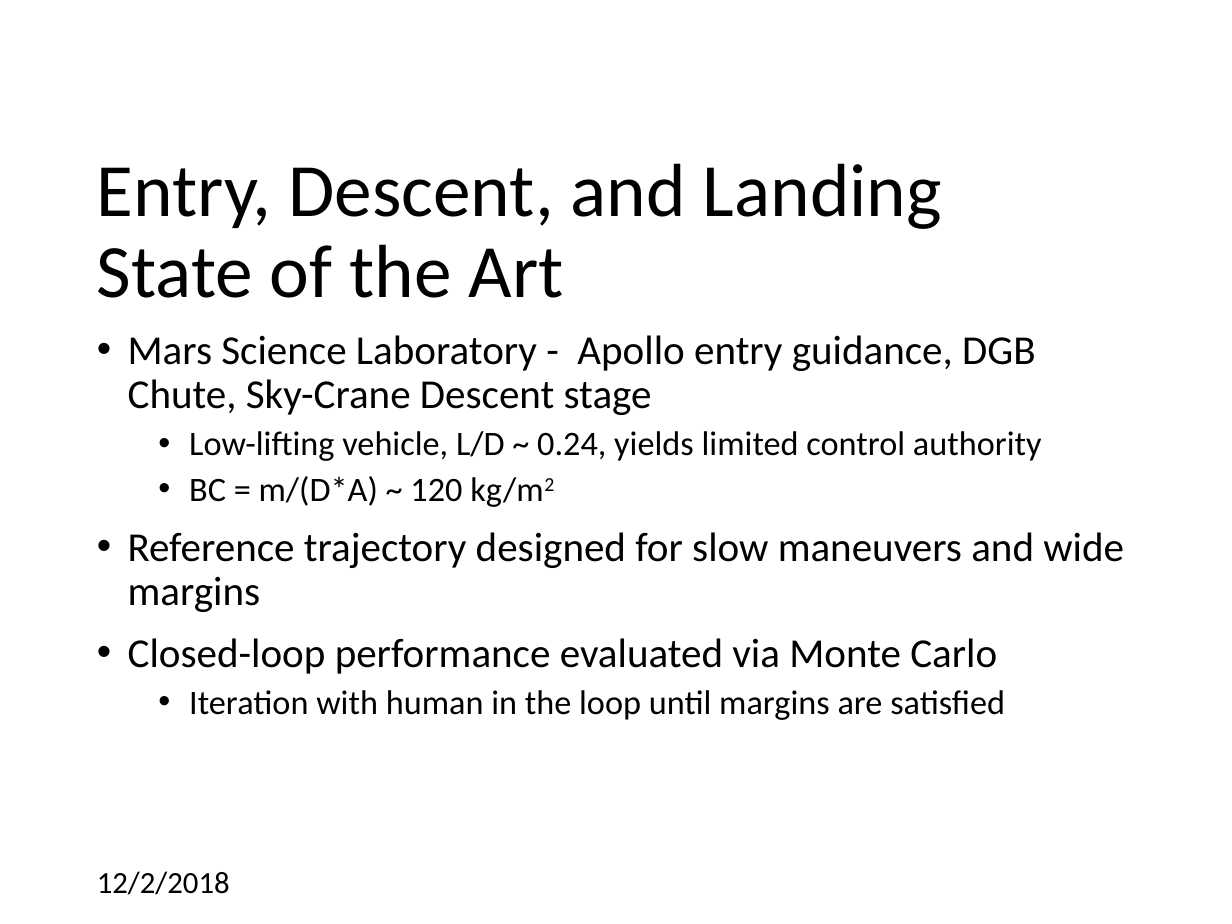
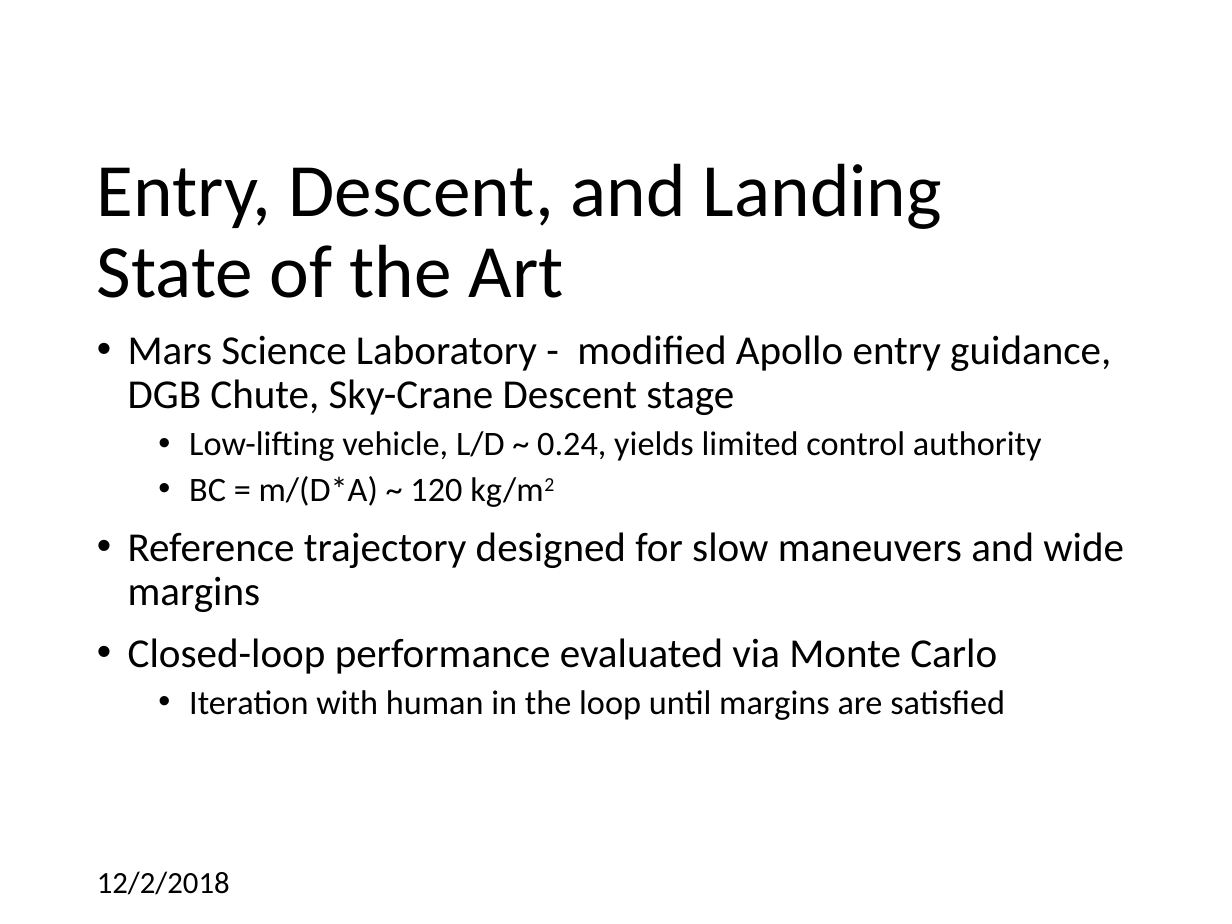
Before and after one commit to CDNoyes/EDL-Py, a slide deck: slide 4 of Documents/Qual Exam.pptx. Drawn at 1232x924 pixels with LibreOffice and Linux fonts; fonts in the diff are those of the drawing; background and template pictures are left out. Boxes give left, top, right and bottom in pixels: in the first picture for what was removed or moved away, otherwise in the second. Text is boxed around its words. In the diff, an @@ line names an element or a change of style, - is before the commit and + after.

```diff
--- a/Documents/Qual Exam.pptx
+++ b/Documents/Qual Exam.pptx
@@ text at (x1=128, y1=335, x2=1111, y2=415): text changed @@
-• Mars Science Laboratory - Apollo entry guidance, DGB Chute, Sky-Crane Descent stage
+• Mars Science Laboratory - modified Apollo entry guidance, DGB Chute, Sky-Crane Descent stage
```
Also in this commit, not shown: 1 other slide changed.
